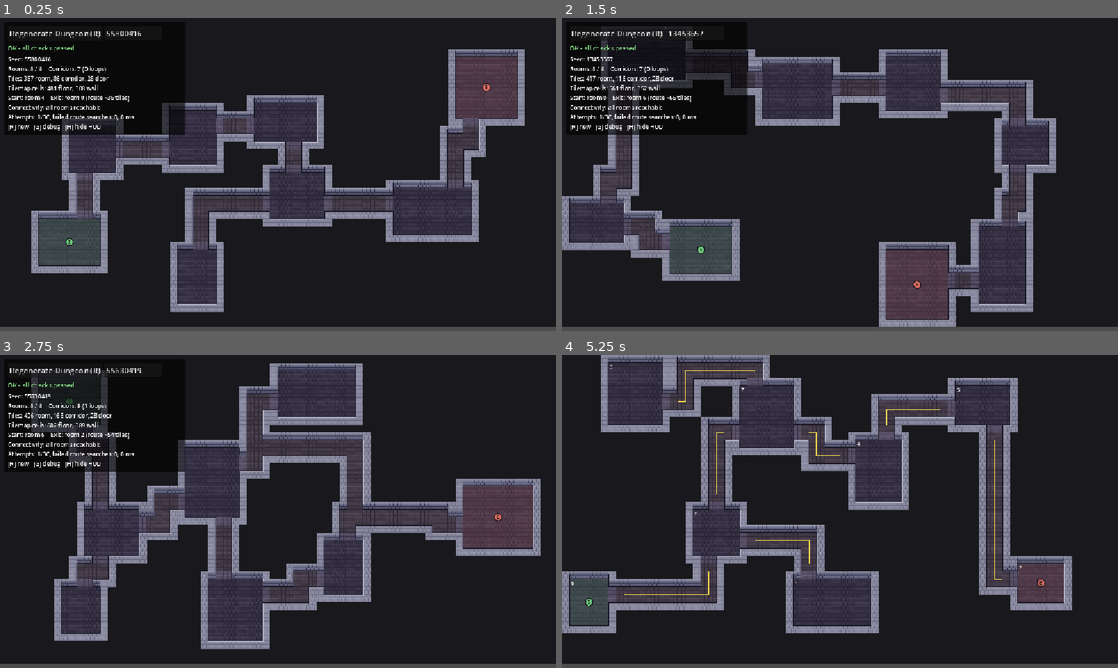
Above: before the commit, frames 1-4 (two rows, left to right).
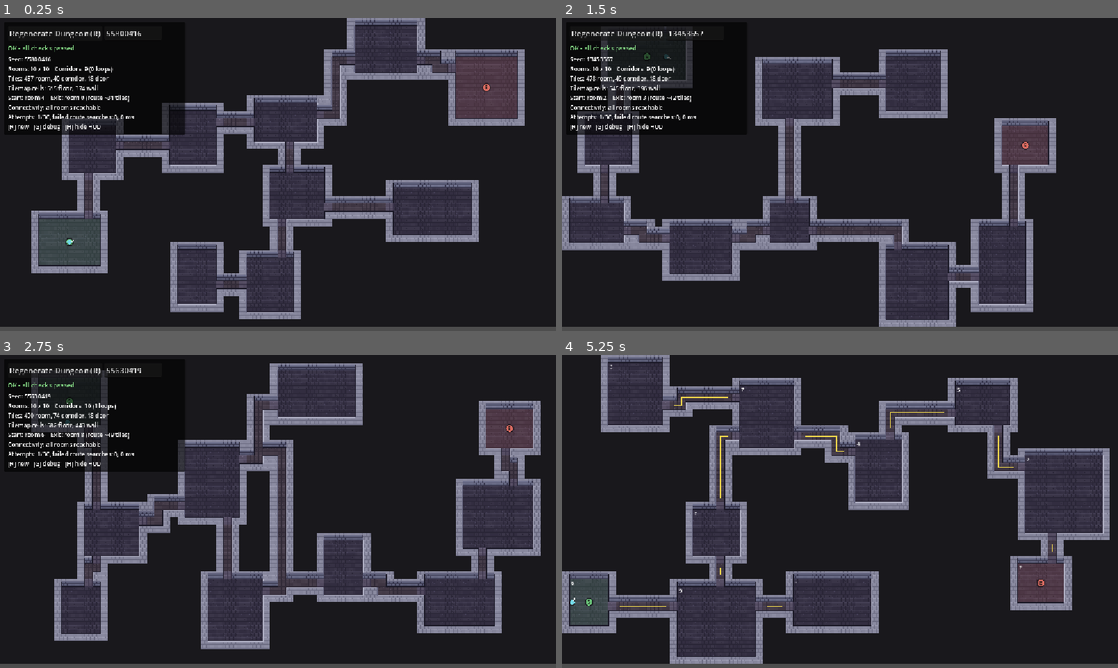
Above: after the commit, the same moments.

Repository: NyxOfNull/procedural-generator
Game: Godot game, scene res://Scenes/dungeon_generator.tscn
Same seed, same stepped clock (60 frames per second), same inputs: the game is played once before the commit and once after it.
Inputs (mouse positions are in pixels of both pictures, inside the frame that each line leads up to):
- Up to frame 1 (0.25 s): no input
- Up to frame 2 (1.5 s): click "Regenerate Dungeon (R)" at 0.5 s; tap Enter at 1.25 s; move the mouse to (962, 158) at 1.27 s; hold D (move_right, bound only after the commit) from 1.28 s (still down); tap Space (dash, bound only after the commit) at 1.35 s; click (962, 158) at 1.42 s
- Up to frame 3 (2.75 s): tap R at 1.55, 2.1 s; move the mouse to (166, 527) at 2.02 s; release D (move_right, bound only after the commit) at 2.03 s; hold S (move_down, bound only after the commit) from 2.03 s (still down); click (166, 527) at 2.17 s; tap Space (dash, bound only after the commit) at 2.3 s
- Up to frame 4 (5.25 s): tap Space (dash, bound only after the commit) at 2.75, 2.85, 3.8 s; move the mouse to (895, 442) at 2.77 s; release S (move_down, bound only after the commit) at 2.78 s; hold D (move_right, bound only after the commit) 2.78-3.53 s; click (895, 442) at 2.92 s; tap R at 3.05, 3.6, 4.55 s; move the mouse to (812, 574) at 3.52 s; hold W (move_up, bound only after the commit) 3.53-4.28 s; click (812, 574) at 3.67 s; tap Enter at 4.25 s; move the mouse to (1006, 558) at 4.27 s; hold A (move_left, bound only after the commit) from 4.28 s (still down); tap G at 4.35 s; click (1006, 558) at 4.42 s; move the mouse to (673, 464) at 5.02 s; tap H at 5.1 s; click (673, 464) at 5.17 s

The runs differ from the first frame. In frame 1, 12% of the frame differs, in the area x 4-88%, y 0-97%; in frame 2, 14%; in frame 3, 19%; in frame 4, 21%, in the area x 1-99%, y 0-99%.

Commit message:
added physics to walls and player for testing collison

Diff:
--- a/Scenes/dungeon_generator.tscn
+++ b/Scenes/dungeon_generator.tscn
@@ -2,9 +2,16 @@
 
 [ext_resource type="Script" uid="uid://rbq77n74d874" path="res://Scripts/dungeon_generator.gd" id="1_x1wjd"]
 [ext_resource type="TileSet" uid="uid://b76o2pybityty" path="res://Tilesets/dungeon_stone/dungeon_stone.tres" id="2_mvshf"]
+[ext_resource type="Script" uid="uid://ohp4yrbdhdns" path="res://Scripts/player.gd" id="3_iim3m"]
 
-[node name="DungeonGenerator" type="Node2D" unique_id=1014127506]
+[node name="DungeonGenerator" type="Node2D" unique_id=1014127506 node_paths=PackedStringArray("floor_layer", "wall_layer")]
 script = ExtResource("1_x1wjd")
+room_count = 10
+max_room_placement_attempts = 363
+corridor_width = 1
+max_extra_connections = 8
+floor_layer = NodePath("FloorLayer")
+wall_layer = NodePath("WallLayer")
 use_wall_variants = true
 
 [node name="FloorLayer" type="TileMapLayer" parent="." unique_id=1287089869]
@@ -12,3 +19,6 @@
 
 [node name="WallLayer" type="TileMapLayer" parent="." unique_id=18622455]
 tile_set = ExtResource("2_mvshf")
+
+[node name="Player" type="CharacterBody2D" parent="." unique_id=1043473400]
+script = ExtResource("3_iim3m")
--- a/Scripts/dungeon_generator.gd
+++ b/Scripts/dungeon_generator.gd
@@ -322,6 +322,7 @@
 		return # never create the UI twice
 
 	hud = PanelContainer.new()
+	hud.z_index = 100
 	hud.position = Vector2(8, 8)
 	hud.visible = show_hud
 	var style := StyleBoxFlat.new()
--- /dev/null
+++ b/Scripts/player.gd
@@ -0,0 +1,146 @@
+extends CharacterBody2D
+## AP2DS - placeholder top-down player. Must be a direct child of the dungeon generator node.
+## Controls: WASD / arrow keys = move, Space = dash, mouse = aim.
+
+signal room_changed(room_id: int)   # -1 = not inside a room (corridor / doorway)
+
+@export_group("Movement")
+@export var max_speed: float = 110.0
+@export var acceleration: float = 900.0
+@export var friction: float = 1100.0
+
+@export_group("Dash")
+@export var dash_speed: float = 280.0
+@export var dash_time: float = 0.14
+@export var dash_cooldown: float = 0.6
+
+@export_group("Body")
+## Collision radius in pixels. Corridors and doorways are 32 px wide, so keep this well under 16.
+@export var body_radius: float = 5.0
+@export var body_color: Color = Color(0.45, 0.85, 0.9)
+
+var dungeon                          # the parent dungeon_generator node
+var aim_dir: Vector2 = Vector2.RIGHT
+var current_room_id: int = -1
+
+var _dash_left: float = 0.0
+var _dash_cd: float = 0.0
+var _dash_vec: Vector2 = Vector2.ZERO
+
+
+func _ready() -> void:
+	dungeon = get_parent()
+	z_index = 1                              # above the tile layers and start/exit markers
+	motion_mode = CharacterBody2D.MOTION_MODE_FLOATING   # top-down: no floor/ceiling logic
+	collision_layer = 2                      # the player lives on layer 2
+	collision_mask = 1                       # ...and collides with layer 1 (wall tiles)
+	_ensure_collision_shape()
+	_ensure_input_actions()
+
+	if dungeon != null and dungeon.has_signal("dungeon_generated"):
+		dungeon.dungeon_generated.connect(_on_dungeon_generated)
+		# In case the dungeon already exists (player added later).
+		if dungeon.get_start_room_id() >= 0:
+			spawn_at_start()
+
+
+func _on_dungeon_generated(_success: bool, _used_seed: int) -> void:
+	spawn_at_start()
+
+
+# Teleports the player to the centre of the start room.
+func spawn_at_start() -> void:
+	var start_id: int = dungeon.get_start_room_id()
+	if start_id < 0:
+		push_warning("[Player] The dungeon has no start room - nothing to spawn in.")
+		return
+	position = dungeon.get_room_center_world(start_id)   # local to the dungeon node
+	velocity = Vector2.ZERO
+	_dash_left = 0.0
+	_dash_cd = 0.0
+	current_room_id = -2                     # force room_changed to fire for the first room
+	_update_current_room()
+
+
+func _physics_process(delta: float) -> void:
+	# Don't move while typing in the seed box (WASD would otherwise still count as input).
+	var typing := get_viewport().gui_get_focus_owner() != null
+	var dir := Vector2.ZERO
+	if not typing:
+		dir = Input.get_vector("move_left", "move_right", "move_up", "move_down")
+
+	var to_mouse := get_global_mouse_position() - global_position
+	if to_mouse.length() > 1.0:
+		aim_dir = to_mouse.normalized()
+
+	_dash_cd = maxf(0.0, _dash_cd - delta)
+
+	if _dash_left > 0.0:
+		_dash_left -= delta
+		velocity = _dash_vec * dash_speed
+	else:
+		if not typing and Input.is_action_just_pressed("dash") and _dash_cd <= 0.0 and dir != Vector2.ZERO:
+			_dash_vec = dir.normalized()
+			_dash_left = dash_time
+			_dash_cd = dash_cooldown
+			velocity = _dash_vec * dash_speed
+		elif dir != Vector2.ZERO:
+			velocity = velocity.move_toward(dir * max_speed, acceleration * delta)
+		else:
+			velocity = velocity.move_toward(Vector2.ZERO, friction * delta)
+
+	move_and_slide()
+	_update_current_room()
+	queue_redraw()
+
+
+# Which room (if any) the player is standing in, using the generator's public API.
+func _update_current_room() -> void:
+	var ts: int = dungeon.tile_size
+	var tile := Vector2i(floori(position.x / ts), floori(position.y / ts))
+	var found := -1
+	for id in range(dungeon.rooms.size()):
+		if dungeon.get_room_rect_tiles(id).has_point(tile):
+			found = id
+			break
+	if found != current_room_id:
+		current_room_id = found
+		room_changed.emit(found)
+
+
+func _draw() -> void:
+	var color := body_color if _dash_cd <= 0.0 else body_color.darkened(0.35)
+	draw_circle(Vector2(0, 2), body_radius + 1.0, Color(0, 0, 0, 0.35))      # shadow
+	draw_circle(Vector2.ZERO, body_radius, color)
+	draw_line(aim_dir * 3.0, aim_dir * (body_radius + 5.0), Color.WHITE, 2.0)  # aim pointer
+
+
+func _ensure_collision_shape() -> void:
+	for child in get_children():
+		if child is CollisionShape2D:
+			return
+	var shape := CollisionShape2D.new()
+	var circle := CircleShape2D.new()
+	circle.radius = body_radius
+	shape.shape = circle
+	add_child(shape)
+
+
+# Creates the input actions in code, so no Project Settings editing is needed.
+# If you already defined actions with these names, yours are left alone.
+func _ensure_input_actions() -> void:
+	_add_action_if_missing("move_left", [KEY_A, KEY_LEFT])
+	_add_action_if_missing("move_right", [KEY_D, KEY_RIGHT])
+	_add_action_if_missing("move_up", [KEY_W, KEY_UP])
+	_add_action_if_missing("move_down", [KEY_S, KEY_DOWN])
+	_add_action_if_missing("dash", [KEY_SPACE])
+
+
+func _add_action_if_missing(action: StringName, keys: Array) -> void:
+	if InputMap.has_action(action):
+		return
+	InputMap.add_action(action)
+	for key in keys:
+		var event := InputEventKey.new()
+		event.physical_keycode = key
+		InputMap.action_add_event(action, event)
--- a/Tilesets/dungeon_stone/dungeon_stone.tres
+++ b/Tilesets/dungeon_stone/dungeon_stone.tres
@@ -13,35 +13,65 @@
 6:0/0 = 0
 7:0/0 = 0
 1:1/0 = 0
+1:1/0/physics_layer_0/polygon_0/points = PackedVector2Array(-8, -8, 8, -8, 8, 8, -8, 8)
 2:1/0 = 0
+2:1/0/physics_layer_0/polygon_0/points = PackedVector2Array(-8, -8, 8, -8, 8, 8, -8, 8)
 3:1/0 = 0
+3:1/0/physics_layer_0/polygon_0/points = PackedVector2Array(-8, -8, 8, -8, 8, 8, -8, 8)
 4:1/0 = 0
+4:1/0/physics_layer_0/polygon_0/points = PackedVector2Array(-8, -8, 8, -8, 8, 8, -8, 8)
 5:1/0 = 0
+5:1/0/physics_layer_0/polygon_0/points = PackedVector2Array(-8, -8, 8, -8, 8, 8, -8, 8)
 6:1/0 = 0
+6:1/0/physics_layer_0/polygon_0/points = PackedVector2Array(-8, -8, 8, -8, 8, 8, -8, 8)
 7:1/0 = 0
+7:1/0/physics_layer_0/polygon_0/points = PackedVector2Array(-8, -8, 8, -8, 8, 8, -8, 8)
 8:1/0 = 0
+8:1/0/physics_layer_0/polygon_0/points = PackedVector2Array(-8, -8, 8, -8, 8, 8, -8, 8)
 9:1/0 = 0
+9:1/0/physics_layer_0/polygon_0/points = PackedVector2Array(-8, -8, 8, -8, 8, 8, -8, 8)
 10:1/0 = 0
+10:1/0/physics_layer_0/polygon_0/points = PackedVector2Array(-8, -8, 8, -8, 8, 8, -8, 8)
 11:1/0 = 0
+11:1/0/physics_layer_0/polygon_0/points = PackedVector2Array(-8, -8, 8, -8, 8, 8, -8, 8)
 12:1/0 = 0
+12:1/0/physics_layer_0/polygon_0/points = PackedVector2Array(-8, -8, 8, -8, 8, 8, -8, 8)
 13:1/0 = 0
+13:1/0/physics_layer_0/polygon_0/points = PackedVector2Array(-8, -8, 8, -8, 8, 8, -8, 8)
 14:1/0 = 0
+14:1/0/physics_layer_0/polygon_0/points = PackedVector2Array(-8, -8, 8, -8, 8, 8, -8, 8)
 15:1/0 = 0
+15:1/0/physics_layer_0/polygon_0/points = PackedVector2Array(-8, -8, 8, -8, 8, 8, -8, 8)
 1:2/0 = 0
+1:2/0/physics_layer_0/polygon_0/points = PackedVector2Array(-8, -8, 8, -8, 8, 8, -8, 8)
 2:2/0 = 0
+2:2/0/physics_layer_0/polygon_0/points = PackedVector2Array(-8, -8, 8, -8, 8, 8, -8, 8)
 3:2/0 = 0
+3:2/0/physics_layer_0/polygon_0/points = PackedVector2Array(-8, -8, 8, -8, 8, 8, -8, 8)
 4:2/0 = 0
+4:2/0/physics_layer_0/polygon_0/points = PackedVector2Array(-8, -8, 8, -8, 8, 8, -8, 8)
 5:2/0 = 0
+5:2/0/physics_layer_0/polygon_0/points = PackedVector2Array(-8, -8, 8, -8, 8, 8, -8, 8)
 6:2/0 = 0
+6:2/0/physics_layer_0/polygon_0/points = PackedVector2Array(-8, -8, 8, -8, 8, 8, -8, 8)
 7:2/0 = 0
+7:2/0/physics_layer_0/polygon_0/points = PackedVector2Array(-8, -8, 8, -8, 8, 8, -8, 8)
 8:2/0 = 0
+8:2/0/physics_layer_0/polygon_0/points = PackedVector2Array(-8, -8, 8, -8, 8, 8, -8, 8)
 9:2/0 = 0
+9:2/0/physics_layer_0/polygon_0/points = PackedVector2Array(-8, -8, 8, -8, 8, 8, -8, 8)
 10:2/0 = 0
+10:2/0/physics_layer_0/polygon_0/points = PackedVector2Array(-8, -8, 8, -8, 8, 8, -8, 8)
 11:2/0 = 0
+11:2/0/physics_layer_0/polygon_0/points = PackedVector2Array(-8, -8, 8, -8, 8, 8, -8, 8)
 12:2/0 = 0
+12:2/0/physics_layer_0/polygon_0/points = PackedVector2Array(-8, -8, 8, -8, 8, 8, -8, 8)
 13:2/0 = 0
+13:2/0/physics_layer_0/polygon_0/points = PackedVector2Array(-8, -8, 8, -8, 8, 8, -8, 8)
 14:2/0 = 0
+14:2/0/physics_layer_0/polygon_0/points = PackedVector2Array(-8, -8, 8, -8, 8, 8, -8, 8)
 15:2/0 = 0
+15:2/0/physics_layer_0/polygon_0/points = PackedVector2Array(-8, -8, 8, -8, 8, 8, -8, 8)
 
 [resource]
 physics_layer_0/collision_layer = 1
Not shown, added: Scripts/player.gd.uid
